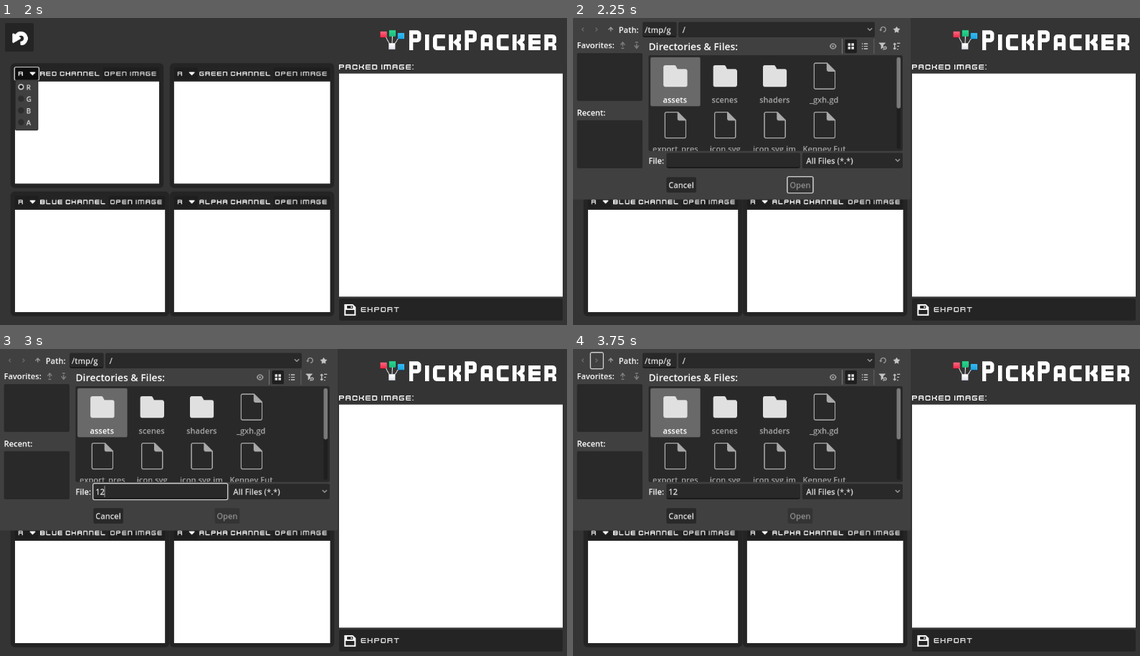
Above: before the commit, frames 1-4 (two rows, left to right).
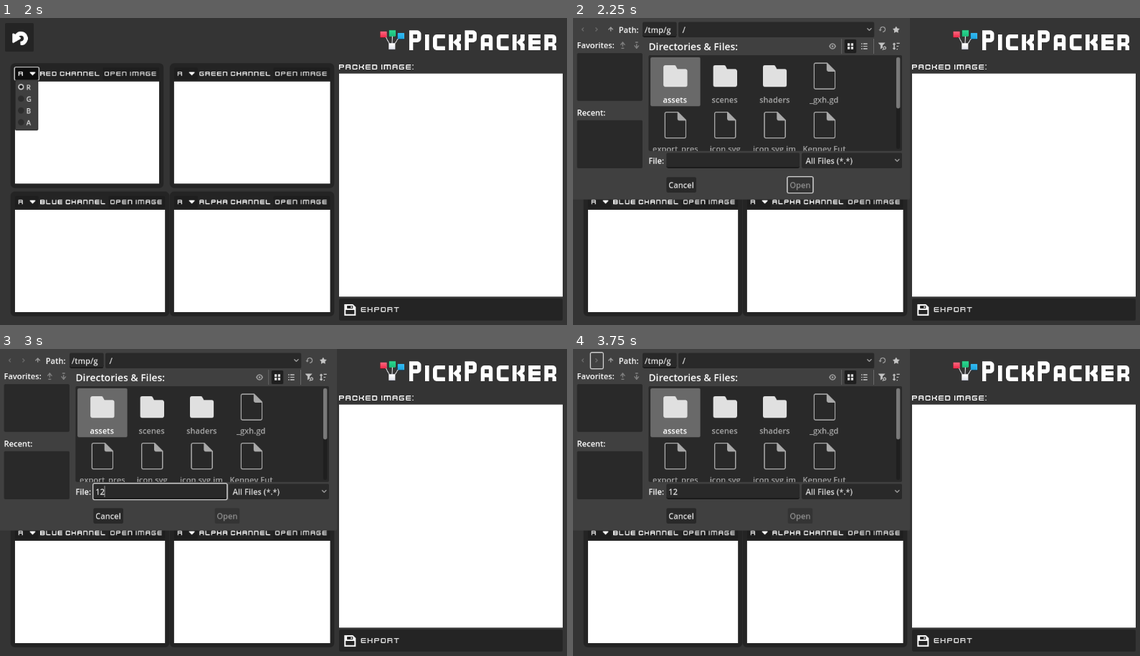
Above: after the commit, the same moments.

Repository: MetallicPotato/pickpacker
Game: Godot game, scene res://scenes/pick_packer.tscn
Same seed, same stepped clock (60 frames per second), same inputs: the game is played once before the commit and once after it.
Inputs (mouse positions are in pixels of both pictures, inside the frame that each line leads up to):
- Up to frame 1 (2 s): click (17, 36) at 0.5 s; click "R" at 1.25 s
- Up to frame 2 (2.25 s): click "Open Image" at 2 s
- Up to frame 3 (3 s): click (158, 490) at 2.77 s; type "12" at 2.85 s
- Up to frame 4 (3.75 s): click (595, 361) at 3.5 s

Frame 1 is identical in both runs. In frame 2, 0.2% of the frame differs, in the area x 39-58%, y 2-49%; in frame 3, 0.2%, in the area x 39-58%, y 2-50%; in frame 4, 0.2%.

Commit message:
reset function, image sizing
started improvements to handling image size, started reset button functionality, added export functionality back in

Diff:
--- a/scenes/pick_packer.gd
+++ b/scenes/pick_packer.gd
@@ -6,18 +6,10 @@
 @onready var alpha: TextureLookup = $GridContainer/Alpha
 @onready var file_dialog: FileDialog = $FileDialog
 @onready var size_error_message = $SizeErrorMessage
-@onready var sub_viewport = $VBoxContainer/SubViewportContainer/SubViewport
+@onready var sub_viewport: SubViewport = $VBoxContainer/SubViewportContainer/SubViewport
 
-var imagetex: ImageTexture
-var image: Image
-var image_height: int
-var image_width: int
+var image_size: Vector2i
 var image_size_set: bool = false
-
-var redimage: Image
-var greenimage: Image
-var blueimage: Image
-var alphaimage: Image
 
 func _ready() -> void:
 	red.image_changed.connect(changeimage)
@@ -32,78 +24,52 @@
 
 	get_tree().root.files_dropped.connect(_on_files_dropped)
 
-	image = Image.new()
-	image = Image.create_empty(1024,1024,false,Image.FORMAT_RGBA8)
-
 func _on_button_pressed() -> void:
 	file_dialog.show()
 
 func changeimage(channel: TextureLookup.channelselect) -> void:
-	#TODO: replace this logic with setting parameters for a shader!
-	var width = image.get_width()
-	var height = image.get_height()
-	#if updateimages:
-		#redimage = red.texture_rect.texture.get_image()
-		#if redimage.is_compressed():
-			#redimage.decompress()
-		#blueimage = blue.texture_rect.texture.get_image()
-		#if blueimage.is_compressed():
-			#blueimage.decompress()
-		#greenimage = green.texture_rect.texture.get_image()
-		#if greenimage.is_compressed():
-			#greenimage.decompress()
-		#alphaimage = alpha.texture_rect.texture.get_image()
-		#if alphaimage.is_compressed():
-			#alphaimage.decompress()
-	#
-	#for y in range(height):
-		#for x in range(width):
-			#var newcolor: Color
-			#newcolor.r = _get_pixel_of_channel(red.channeltouse, redimage, x, y)
-			#newcolor.g = _get_pixel_of_channel(green.channeltouse, greenimage, x, y)
-			#newcolor.b = _get_pixel_of_channel(blue.channeltouse, blueimage, x, y)
-			#newcolor.a = _get_pixel_of_channel(alpha.channeltouse, alphaimage, x, y)
-			#image.set_pixel(x,y,newcolor)
-	#imagetex.update(image)
-
 	match channel:
 		TextureLookup.channelselect.RED:
 			RenderingServer.global_shader_parameter_set("redtexture", red.texture_rect.texture)
+			if image_size_set == false:
+				image_size_set = true
+				image_size = red.texture_rect.texture.get_image().get_size()
+			else:
+				_check_image_size(red)
 		TextureLookup.channelselect.GREEN:
 			RenderingServer.global_shader_parameter_set("greentexture", green.texture_rect.texture)
+			if image_size_set == false:
+				image_size_set = true
+				image_size = green.texture_rect.texture.get_image().get_size()
+			else:
+				_check_image_size(green)
 		TextureLookup.channelselect.BLUE:
 			RenderingServer.global_shader_parameter_set("bluetexture", blue.texture_rect.texture)
+			if image_size_set == false:
+				image_size_set = true
+				image_size = blue.texture_rect.texture.get_image().get_size()
+			else:
+				_check_image_size(blue)
 		TextureLookup.channelselect.ALPHA:
 			RenderingServer.global_shader_parameter_set("alphatexture", alpha.texture_rect.texture)
+			if image_size_set == false:
+				image_size_set = true
+				image_size = alpha.texture_rect.texture.get_image().get_size()
+			else:
+				_check_image_size(alpha)
 
-	#Image Size
-	if image_size_set:
-		if !image.get_height() == image_height or !image.get_width() == image_width:
-			size_error_message.show()
-		else:
-			size_error_message.hide()
+func _check_image_size(node: TextureLookup) -> void:
+	#TODO: this should check if all sizes are the same, not just use a saved size value. Remove size variables!
+	if image_size != node.texture_rect.texture.get_image().get_size():
+		size_error_message.show()
 	else:
 		size_error_message.hide()
-		image_width = width
-		image_height = height
-		image.resize(width, height)
-		image_size_set = true
-
-func _get_pixel_of_channel(channel: int, img: Image, x: int, y: int) -> float:
-	match channel:
-		0:
-			return img.get_pixel(x,y).r
-		1:
-			return img.get_pixel(x,y).g
-		2:
-			return img.get_pixel(x,y).b
-		3:
-			return img.get_pixel(x,y).a
-	return img.get_pixel(x,y).r
 
 func _on_file_dialog_file_selected(path: String) -> void:
-	#TODO: turn shader into image here!
-	image.save_png(path)
+	var texture = sub_viewport.get_texture()
+	await RenderingServer.frame_post_draw
+	var saveimage = texture.get_image()
+	saveimage.save_png(path)
 
 func _on_files_dropped(_files):
 	if red.panel_container.get_global_rect().has_point(get_global_mouse_position()):
@@ -131,4 +97,15 @@
 			RenderingServer.global_shader_parameter_set("alphamode", newchannel)
 
 func _on_reset_button_pressed():
-	pass
+	image_size_set = false
+	var blank_img = preload("res://assets/whitecolor.png")
+	red.texture_rect.texture = blank_img
+	green.texture_rect.texture = blank_img
+	blue.texture_rect.texture = blank_img
+	alpha.texture_rect.texture = blank_img
+	changeimage(TextureLookup.channelselect.RED)
+	changeimage(TextureLookup.channelselect.GREEN)
+	changeimage(TextureLookup.channelselect.BLUE)
+	changeimage(TextureLookup.channelselect.ALPHA)
+	size_error_message.hide()
+	#TODO: call TextureLookup reset function that can handle everything?
--- a/scenes/pick_packer.tscn
+++ b/scenes/pick_packer.tscn
@@ -109,6 +109,7 @@
 expand_icon = true
 
 [node name="FileDialog" type="FileDialog" parent="."]
+oversampling_override = 1.0
 access = 2
 filters = PackedStringArray("*.png")
 use_native_dialog = true
--- a/scenes/size_error_message.tscn
+++ b/scenes/size_error_message.tscn
@@ -41,6 +41,7 @@
 
 [node name="Label" type="Label" parent="PanelContainer/HBoxContainer"]
 layout_mode = 2
+theme_override_constants/paragraph_spacing = -17
 theme_override_fonts/font = ExtResource("2_5tf27")
 text = "Several textures have different sizes!
 This can lead to unwanted results.
Not shown, changed: export_presets.cfg
